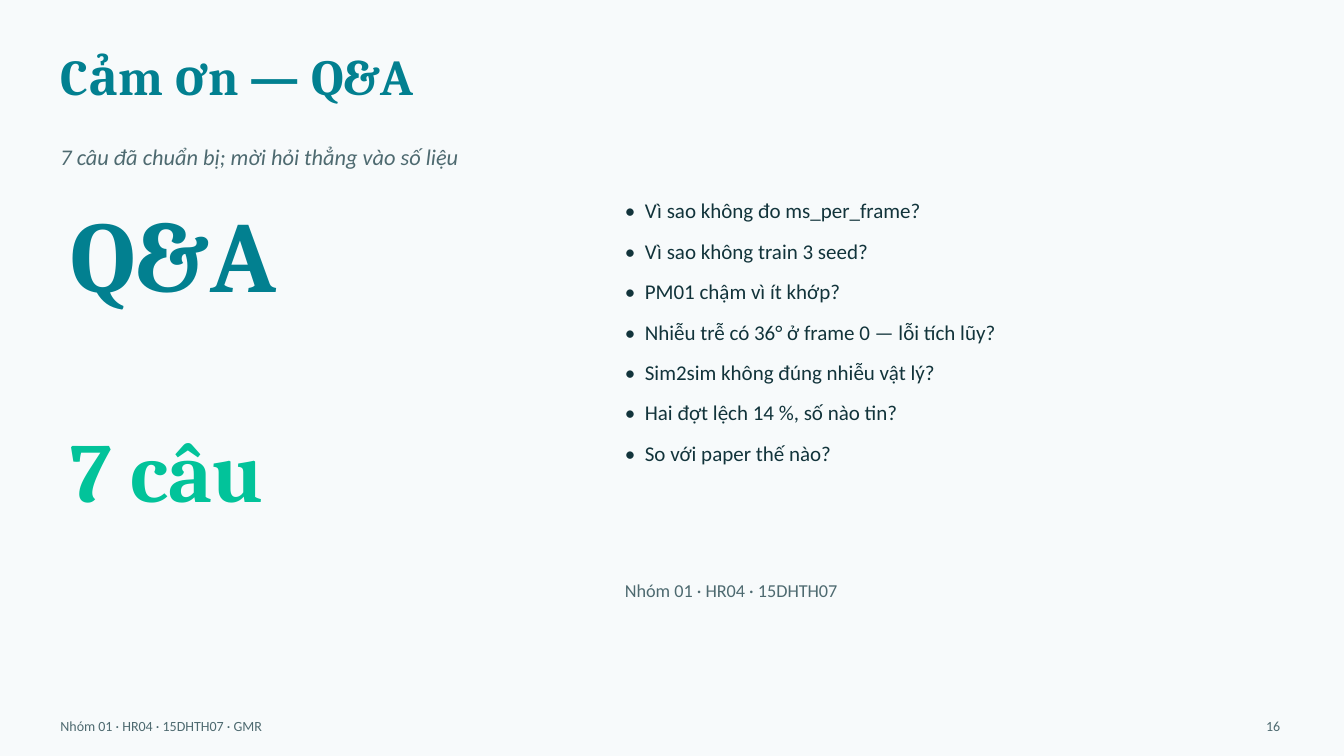
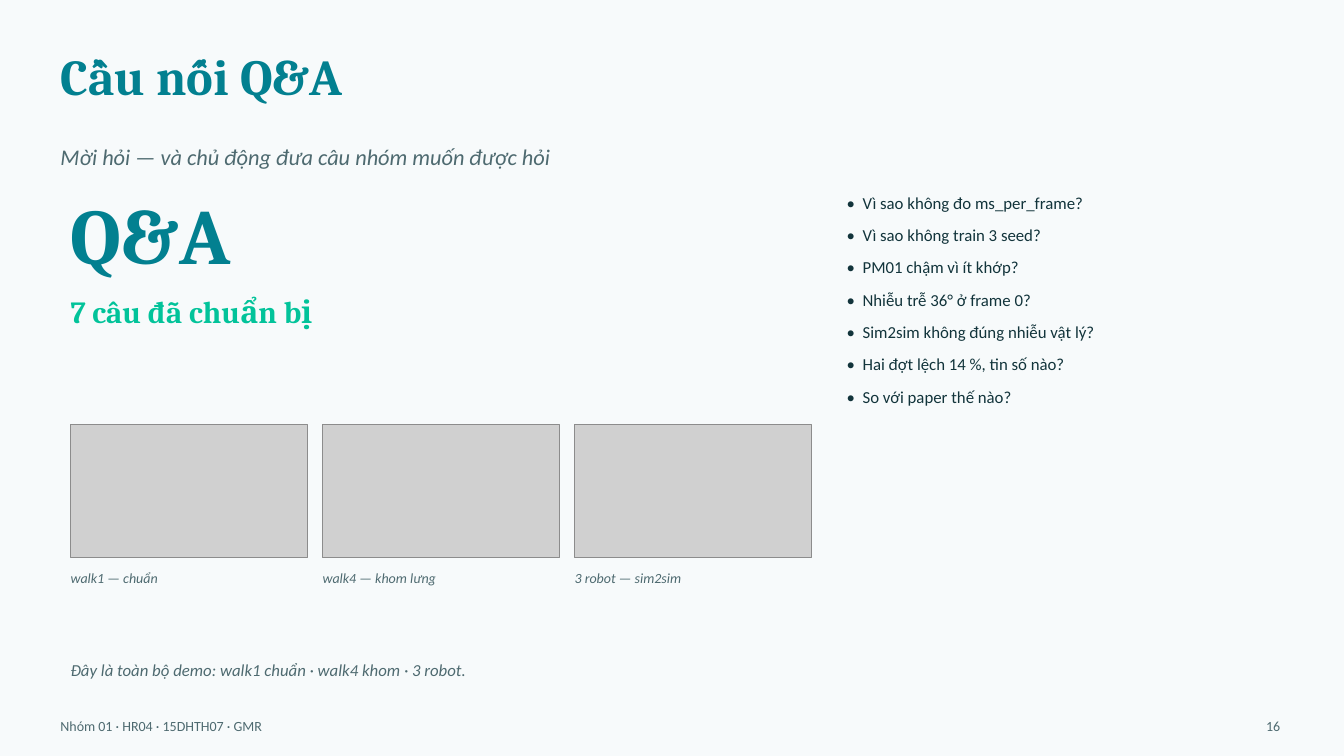
Before and after one commit to mtzwyu/GMR-Humanoid-Retargeting-Benchmark, a slide deck: slide 16 of report/slides.pptx. Drawn at 1344x756 pixels with LibreOffice and Linux fonts; fonts in the diff are those of the drawing; grey boxes stand for pictures. Boxes give left, top, right and bottom in pixels: in the first picture for what was removed or moved away, otherwise in the second. Text is boxed around its words. In the diff, an @@ line names an element or a change of style, - is before the commit and + after.

```diff
--- a/report/slides.pptx
+++ b/report/slides.pptx
@@ text at box(240, 60, 343, 104): text changed @@
-Cảm ơn — Q&A
+Cầu nối Q&A
@@ text at box(60, 148, 550, 169): text changed @@
-7 câu đã chuẩn bị; mời hỏi thẳng vào số liệu
+Mời hỏi — và chủ động đưa câu nhóm muốn được hỏi
@@ text "Q&A" at box(71, 210, 231, 278): size 72 to 56 pt @@
@@ text "• Vì sao không đo ...": place and size @@
-text "• Vì sao không đo ..." at box(645, 203, 995, 465)
+text "• Vì sao không đo ..." at box(863, 197, 1094, 406)
@@ text at box(863, 197, 1094, 406): size 15 to 12 pt in "• Vì sao không đo ms_per_frame?", "• Vì sao không train 3 seed?", "• PM01 chậm vì ít khớp?", "• Sim2sim không đúng nhiễu vật lý?" and 1 more places; less space between paragraphs @@
@@ text at box(863, 292, 1031, 306): text changed; size 15 to 12 pt @@
-• Nhiễu trễ có 36° ở frame 0 — lỗi tích lũy?
+• Nhiễu trễ 36° ở frame 0?
@@ text at box(71, 301, 182, 324): text changed; size 60 to 22 pt @@
-7 câu
+7 câu đã chuẩn bị
@@ text at box(863, 357, 1064, 373): text changed; size 15 to 12 pt @@
-• Hai đợt lệch 14 %, số nào tin?
+• Hai đợt lệch 14 %, tin số nào?
@@ picture added at box(71, 424, 308, 558) @@
@@ picture added at box(323, 424, 560, 558) @@
@@ picture added at box(575, 424, 812, 558) @@
@@ text added at box(71, 572, 158, 583), 10 pt, text #4E6A70, italic @@
+walk1 — chuẩn
@@ text added at box(323, 573, 436, 586), 10 pt, text #4E6A70, italic @@
+walk4 — khom lưng
@@ text added at box(575, 573, 681, 583), 10 pt, text #4E6A70, italic @@
+3 robot — sim2sim
@@ text removed at box(625, 584, 837, 597) @@
-Nhóm 01 · HR04 · 15DHTH07
@@ text added at box(71, 663, 465, 679), 12 pt, text #4E6A70, italic @@
+Đây là toàn bộ demo: walk1 chuẩn · walk4 khom · 3 robot.
```
Also in this commit, not shown: 8 other slides changed, 6 slides added, 6 slides removed, 6 other files.
